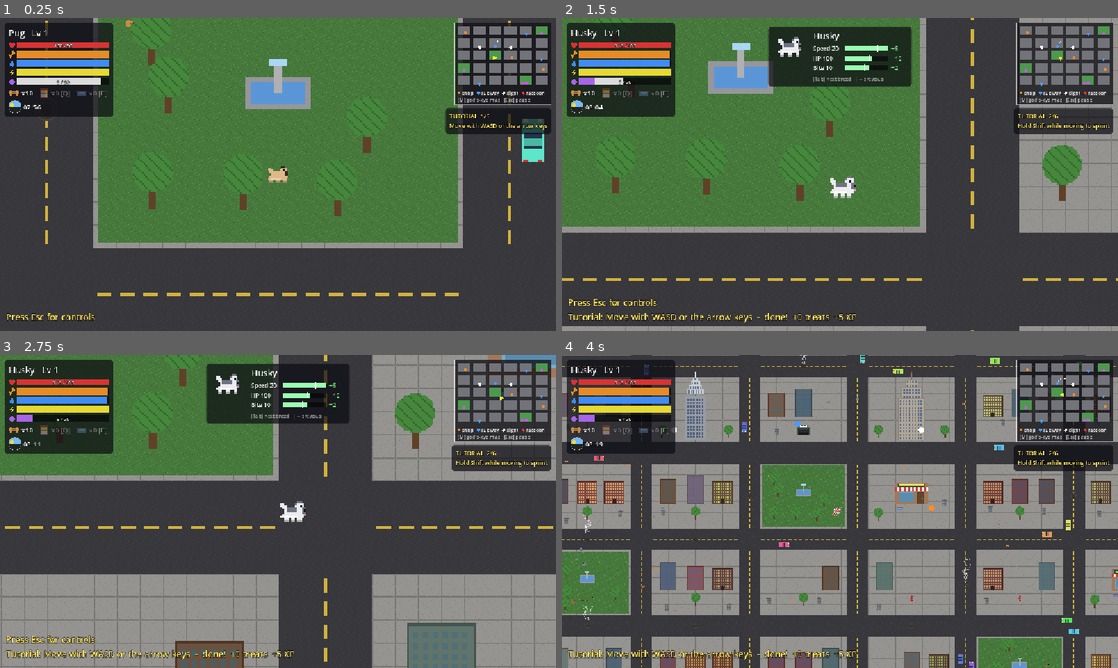
Above: before the commit, frames 1-4 (two rows, left to right).
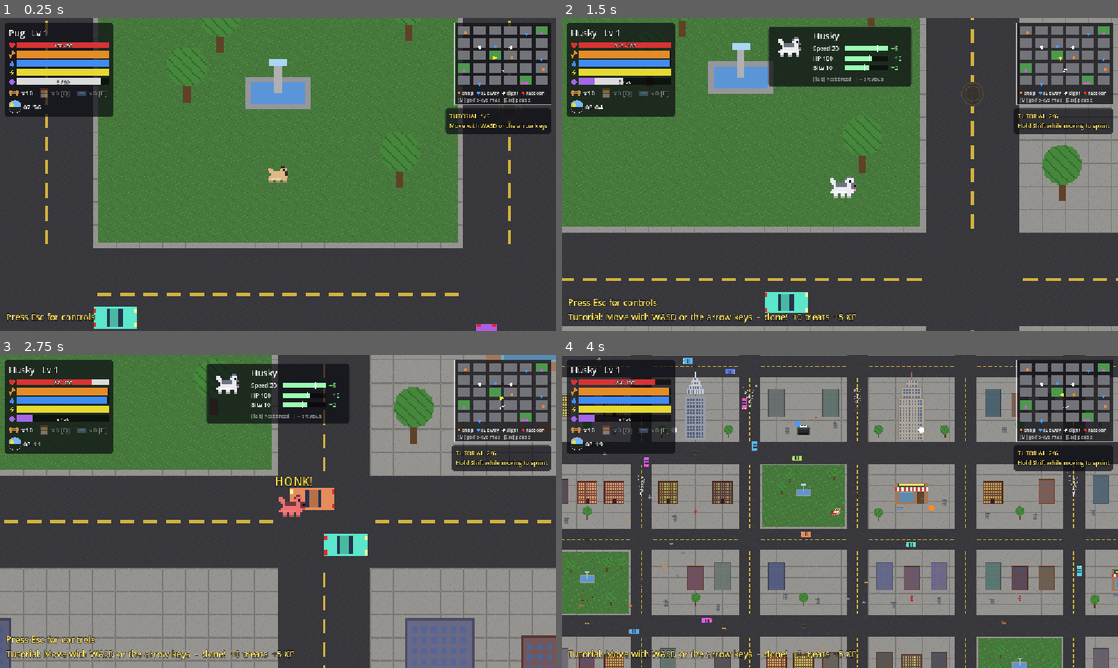
Above: after the commit, the same moments.

Repository: Damon1o/new-dog-city
Game: Godot game, scene res://scenes/Main.tscn
Two runs of this game, one before a commit and one after it. Both use one fixed random seed, a clock stepped at 60 frames per second and the inputs below.
Inputs (mouse positions are in pixels of both pictures, inside the frame that each line leads up to):
- Up to frame 1 (0.25 s): no input
- Up to frame 2 (1.5 s): tap Enter at 0.5 s; move the mouse to (962, 158) at 0.52 s; hold D 0.53-1.28 s; tap Tab at 0.6 s; click (962, 158) at 0.67 s; tap Space at 0.77 s; move the mouse to (728, 190) at 1.27 s; hold S from 1.28 s (still down); tap Q at 1.35 s
- Up to frame 3 (2.75 s): tap Space at 1.52 s; move the mouse to (333, 442) at 2.02 s; release S at 2.03 s; hold D from 2.03 s (still down); tap E at 2.1 s
- Up to frame 4 (4 s): move the mouse to (812, 574) at 2.77 s; release D at 2.78 s; hold W 2.78-3.53 s; tap F at 2.85 s; click (812, 574) at 2.92 s; tap Space at 3.02, 3.77 s; move the mouse to (1006, 558) at 3.52 s; hold A from 3.53 s (still down); tap M at 3.6 s

The runs differ from the first frame. In frame 1, 2.1% of the frame differs, in the area x 8-98%, y 0-100%; in frame 2, 1.1%; in frame 3, 17%, in the area x 0-100%, y 0-100%; in frame 4, 8.3%.

Commit message:
M1-1: enemy levels via systems/levels.gd
scale_for_level(cfg, level) scales hp/dmg/xp/treats per spec 06.
Raccoons and prey get a spawn level from the NYC band (1-20) by position;
park bosses are levels 6/8/10, Boss Hedgehog 15. Stats no longer scale
with the dog's level.

Co-Authored-By: Claude Opus 5.5 <noreply@anthropic.com>

Diff:
--- a/scripts/boss.gd
+++ b/scripts/boss.gd
@@ -12,7 +12,10 @@
 const SLAM_R := 120.0
 const SLAM_TIME := 0.9
 
-var cfg: Dictionary
+const Levels := preload("res://scripts/systems/levels.gd")
+
+var cfg: Dictionary  # data/bosses.gd entry scaled to its level
+var level := 1
 var state := State.IDLE
 var home := Vector2.ZERO
 var hp := 1.0
@@ -29,7 +32,8 @@
 var sprite: Sprite2D
 
 func setup(p_cfg: Dictionary, p_home: Vector2, tex: Texture2D, p_game: Node2D) -> void:
-	cfg = p_cfg
+	level = p_cfg.level
+	cfg = Levels.scale_for_level(p_cfg, level)
 	home = p_home
 	position = home
 	game = p_game
@@ -109,7 +113,7 @@
 
 func wake() -> void:
 	if state == State.IDLE:
-		max_hp = float(cfg.hp) * (1.0 + player.level * 0.08)
+		max_hp = cfg.hp
 		hp = max_hp
 	state = State.CHASE
 	special_cd = 2.0
--- a/scripts/data/bosses.gd
+++ b/scripts/data/bosses.gd
@@ -3,10 +3,10 @@
 
 # One boss per park (index into PARKS; park 0 is the dog's spawn). special: see boss.gd.
 const BOSSES := [
-	{"name": "King of Raccoons", "tex": "raccoon", "park": 3, "hp": 260.0, "speed": 150.0, "dmg": 14.0,
+	{"name": "King of Raccoons", "tex": "raccoon", "park": 3, "level": 6, "hp": 260.0, "speed": 150.0, "dmg": 14.0,
 		"specials": ["charge", "slam"], "tint": Color(1, 0.85, 0.4), "treats": 40, "xp": 150},
-	{"name": "The Pideon Queen", "tex": "pigeon", "park": 1, "hp": 180.0, "speed": 175.0, "dmg": 9.0,
+	{"name": "The Pideon Queen", "tex": "pigeon", "park": 1, "level": 8, "hp": 180.0, "speed": 175.0, "dmg": 9.0,
 		"specials": ["feathers", "storm"], "tint": Color(1, 0.6, 0.9), "treats": 30, "xp": 120},
-	{"name": "The Rat Meister", "tex": "rat", "park": 2, "hp": 220.0, "speed": 135.0, "dmg": 11.0,
+	{"name": "The Rat Meister", "tex": "rat", "park": 2, "level": 10, "hp": 220.0, "speed": 135.0, "dmg": 11.0,
 		"specials": ["rats", "burrow"], "tint": Color(0.6, 1, 0.5), "treats": 35, "xp": 135},
 ]
--- a/scripts/game.gd
+++ b/scripts/game.gd
@@ -474,9 +474,9 @@
 	prey.queue_free()
 
 func on_raccoon_beaten(rac: Node2D) -> void:
-	var loot := 3 + randi() % 4
+	var loot: int = rac.stats.treats + randi() % 4
 	player.treats += loot
-	player.add_xp(20 + player.level)
+	player.add_xp(rac.stats.xp)
 	float_text(rac.position, "Raccoon beaten! +%d treats" % loot, Color(1, 0.85, 0.5))
 	poof(rac.position, Color(0.6, 0.6, 0.65))
 	sfx("catch")
--- a/scripts/hedgehog.gd
+++ b/scripts/hedgehog.gd
@@ -8,14 +8,17 @@
 const WAVES := 3
 const RADIUS := 34.0
 # tuning knobs
-const WAVE_HP := 100.0       # per wave, plus HP_PER_LEVEL * dog level
-const HP_PER_LEVEL := 8.0
+const Levels := preload("res://scripts/systems/levels.gd")
+const LEVEL := 15
+const BASE := {"hp": 100.0, "dmg": 8.0}  # level 1; hp is per wave
 const WALK_SPEED := 70.0
 const ROLL_SPEED := 430.0
 const ROLL_TIME := 1.6
 const REST_TIME := 2.2       # wave 3 spiral time between rolls
 const WINDUP := 0.5          # tail end of the rest: shakes and shows the roll line
 
+var level := LEVEL
+var stats: Dictionary = Levels.scale_for_level(BASE, LEVEL)
 var game: Node2D
 var player: CharacterBody2D
 var room: Rect2
@@ -43,7 +46,7 @@
 
 func start() -> void:
 	wave = 0
-	max_hp = WAVE_HP + player.level * HP_PER_LEVEL
+	max_hp = stats.hp
 	hp = max_hp
 	pos = room.get_center() - Vector2(0, 80)
 	begin_wave()
@@ -73,7 +76,7 @@
 	queue_redraw()
 	flash = maxf(flash - delta, 0.0)
 	touch_cd = maxf(touch_cd - delta, 0.0)
-	var dmg: float = 8.0 + player.level * 0.3
+	var dmg: float = stats.dmg
 	for i in range(quills.size() - 1, -1, -1):
 		var q: Dictionary = quills[i]
 		q.p += q.v * delta
--- a/scripts/prey.gd
+++ b/scripts/prey.gd
@@ -2,7 +2,10 @@
 ## Prey (pigeon / rat / squirrel): wanders, flees the dog, tires out, gets caught.
 ## Pigeons take wing while fresh; squirrels escape up trees.
 
+const Levels := preload("res://scripts/systems/levels.gd")
+
 var kind := "pigeon"
+var level := 1
 var cfg: Dictionary
 var game: Node2D
 var player: CharacterBody2D
@@ -13,7 +16,8 @@
 
 func setup(p_kind: String, p_cfg: Dictionary, tex: Texture2D, p_game: Node2D) -> void:
 	kind = p_kind
-	cfg = p_cfg
+	level = Levels.level_at(position, p_game.WORLD)
+	cfg = Levels.scale_for_level(p_cfg, level)  # treats and xp
 	game = p_game
 	player = p_game.get_node("Player")
 	sprite = Sprite2D.new()
--- a/scripts/raccoon.gd
+++ b/scripts/raccoon.gd
@@ -1,6 +1,6 @@
 extends Node2D
 ## Raccoon hiding in a trash can: pops out when the dog gets close, chases, bites.
-## Has HP that scales with the dog's level; beat it for treats.
+## Has a level from where its can sits (systems/levels.gd); beat it for treats.
 
 enum State { HIDDEN, CHASE, WINDUP, LUNGE, RETURN }
 
@@ -8,6 +8,8 @@
 const CHASE_SPEED := 190.0
 const CHASE_TIME := 4.0
 const BITE_DIST := 24.0
+const BASE := {"hp": 28.0, "dmg": 8.0, "xp": 21, "treats": 3}  # level 1
+const Levels := preload("res://scripts/systems/levels.gd")
 
 var state := State.HIDDEN
 var home := Vector2.ZERO
@@ -17,6 +19,8 @@
 var special_cd := 0.0
 var t := 0.0  # windup / lunge timer
 var lunge_dir := Vector2.ZERO
+var level := 1
+var stats: Dictionary = BASE  # BASE scaled to level
 var hp := 0.0
 var max_hp := 1.0
 var knock := Vector2.ZERO
@@ -28,6 +32,8 @@
 	home = p_home
 	position = home
 	game = p_game
+	level = Levels.level_at(home, p_game.WORLD)
+	stats = Levels.scale_for_level(BASE, level)
 	player = p_game.get_node("Player")
 	sprite = Sprite2D.new()
 	sprite.texture = tex
@@ -45,7 +51,7 @@
 	match state:
 		State.HIDDEN:
 			if hide_cooldown <= 0.0 and player.position.distance_to(home) < POP_DIST:
-				max_hp = 24.0 + player.level * 4.0
+				max_hp = stats.hp
 				hp = max_hp
 				queue_redraw()
 				visible = true
@@ -58,7 +64,7 @@
 			position += to_player.normalized() * CHASE_SPEED * delta
 			sprite.flip_h = to_player.x < 0.0
 			if to_player.length() < BITE_DIST and bite_cooldown <= 0.0:
-				player.take_damage(8.0 + player.level * 0.3)
+				player.take_damage(stats.dmg)
 				bite_cooldown = 1.0
 			special_cd -= delta
 			if special_cd <= 0.0 and to_player.length() > 50.0 and to_player.length() < 170.0:
@@ -79,7 +85,7 @@
 			t -= delta
 			position += lunge_dir * CHASE_SPEED * 3.2 * delta
 			if position.distance_to(player.position) < BITE_DIST + 6.0 and bite_cooldown <= 0.0:
-				player.take_damage((8.0 + player.level * 0.3) * 1.5)
+				player.take_damage(stats.dmg * 1.5)
 				bite_cooldown = 1.0
 			if t <= 0.0:
 				state = State.CHASE
--- /dev/null
+++ b/scripts/systems/levels.gd
@@ -0,0 +1,27 @@
+extends RefCounted
+## Enemy levels (spec 06 "Enemy levels"). Stats scale once, at spawn.
+
+const NYC_BAND := Vector2i(1, 20)
+
+## Copy of cfg with hp/dmg/xp/treats scaled to level; other keys pass through.
+static func scale_for_level(cfg: Dictionary, level: int) -> Dictionary:
+	var out := cfg.duplicate()
+	var l := float(level - 1)
+	out.level = level
+	if cfg.has("hp"):
+		out.hp = float(cfg.hp) * (1.0 + 0.15 * l)
+	if cfg.has("dmg"):
+		out.dmg = float(cfg.dmg) * (1.0 + 0.08 * l)
+	if cfg.has("xp"):
+		out.xp = roundi(float(cfg.xp) * (1.0 + 0.10 * l))
+	if cfg.has("treats"):
+		out.treats = roundi(float(cfg.treats) * (1.0 + 0.10 * l))
+	return out
+
+## district_t: 0 near the city's airport, 1 at the far corner.
+static func spawn_level(band: Vector2i, district_t: float) -> int:
+	return clampi(roundi(band.x + (band.y - band.x) * clampf(district_t, 0.0, 1.0)) + randi_range(-2, 2), 1, 100)
+
+## ponytail: no airport or city table yet, so the world origin stands in for the airport; read both from data/cities.gd once M2-2 lands.
+static func level_at(pos: Vector2, world: Vector2) -> int:
+	return spawn_level(NYC_BAND, pos.length() / world.length())
--- a/tests/smoke.gd
+++ b/tests/smoke.gd
@@ -41,6 +41,19 @@
 	assert(rac.state == rac.State.LUNGE, "raccoon pounces")
 	await frames(20)
 	assert(player.hp < player.max_hp, "pounce bites")
+
+	# enemy levels: stats come from the enemy's level, not the dog's
+	var Levels: GDScript = load("res://scripts/systems/levels.gd")
+	var l20: Dictionary = Levels.scale_for_level(rac.BASE, 20)
+	assert(is_equal_approx(l20.hp, rac.BASE.hp * (1.0 + 0.15 * 19)), "level 20 raccoon hp = base x (1 + 0.15 x 19)")
+	assert(is_equal_approx(l20.dmg, rac.BASE.dmg * (1.0 + 0.08 * 19)) and l20.level == 20)
+	assert(rac.max_hp == rac.stats.hp and rac.stats.level == rac.level, "popped raccoon uses its level's hp")
+	for r in get_nodes_in_group("raccoon") + get_nodes_in_group("prey"):
+		assert(r.level >= 1 and r.level <= 22, "NYC band 1-20, +-2")
+	var boss_lv := {"King of Raccoons": 6, "The Pideon Queen": 8, "The Rat Meister": 10}
+	for b in get_nodes_in_group("boss"):
+		assert(b.level == boss_lv[b.cfg.name] and b.cfg.level == b.level, "park boss level")
+	assert(game.hedgehog.level == 15)
 
 	var bosses := get_nodes_in_group("boss")
 	assert(bosses.size() == 3)
Not shown, added: scripts/systems/levels.gd.uid
